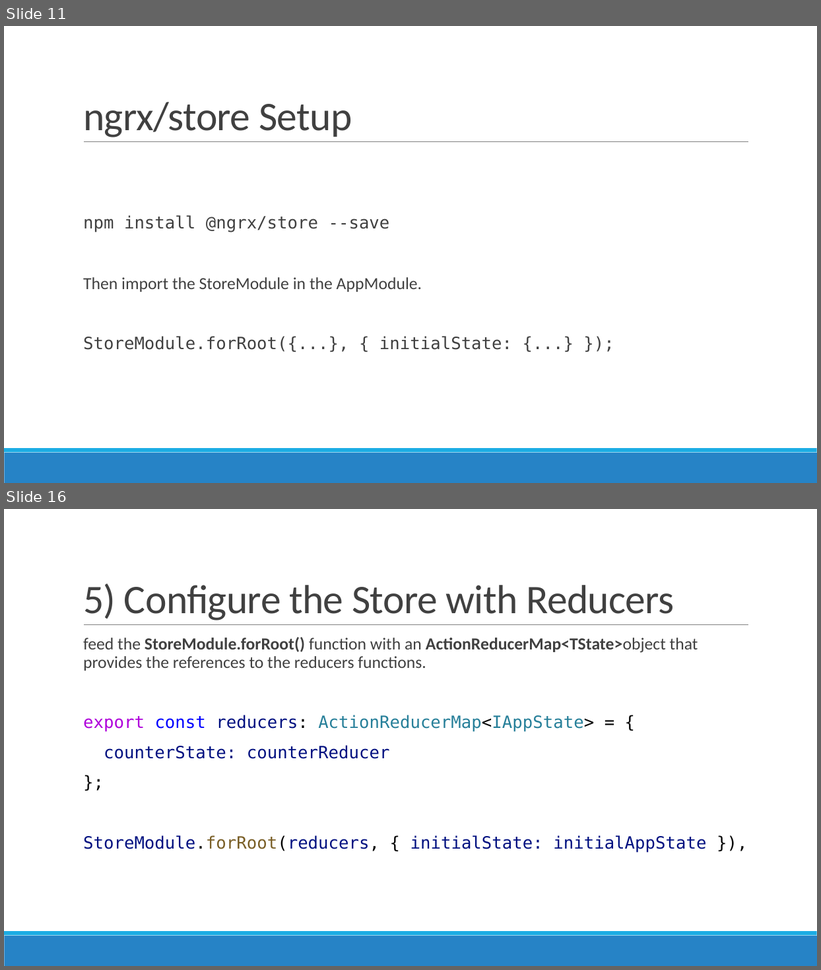
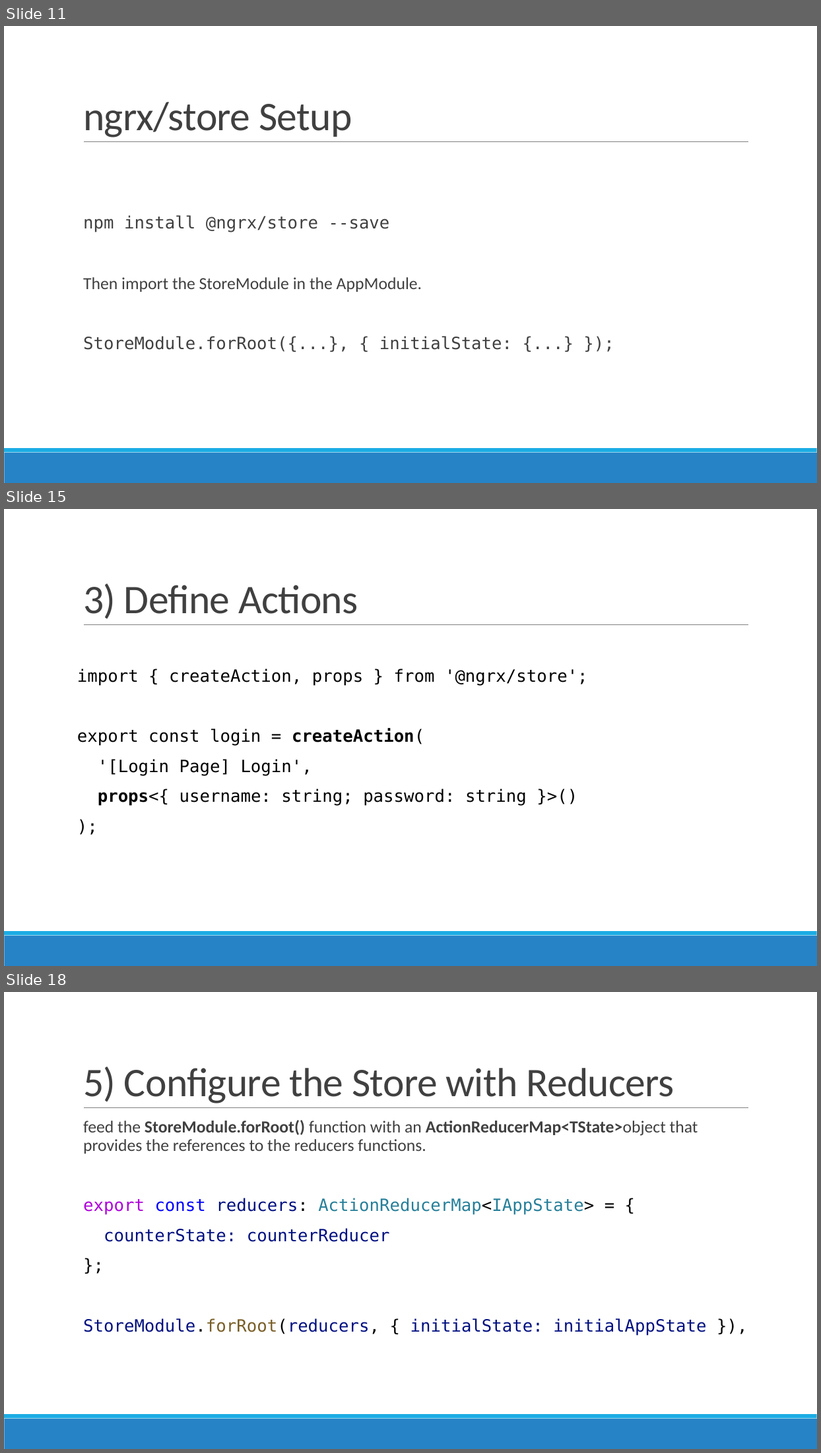
Before and after one commit to AGiorgetti/ngrx101, a slide deck: ReactiveProgramming_ngrx.pptx. Shown one above the other, each under a label of ours: slides 11 and 16 before the commit, slides 11, 15 and 18 after it; the slides between them are not shown. The pictures are 821x970 and 821x1453 pixels, drawn with LibreOffice and Linux fonts; fonts in the diff are those of the drawing. Boxes give left, top, right and bottom in pixels: in the first picture for what was removed or moved away, otherwise in the second. Text is boxed around its words. In the diff, an @@ line names an element or a change of style, - is before the commit and + after.

```diff
--- a/ReactiveProgramming_ngrx.pptx
+++ b/ReactiveProgramming_ngrx.pptx
@@ slide 15 added at [4, 509, 817, 966], background #FFFFFF; not listed: 3 template elements that a slide beside it also shows @@
@@ title added at [83, 584, 358, 619], 48 pt, text #404040 @@
+3) Define Actions
@@ text added at [77, 669, 588, 806], 20 pt, text #000000 @@
+import { createAction, props } from '@ngrx/store';
+export const login = createAction(
+'[Login Page] Login',
+props<{ username: string; password: string }>()
+);
@@ what was slide 16 is now slide 18 @@
```
Also in this commit, not shown: 17 slides changed, 3 other slides added, 5 other files.
